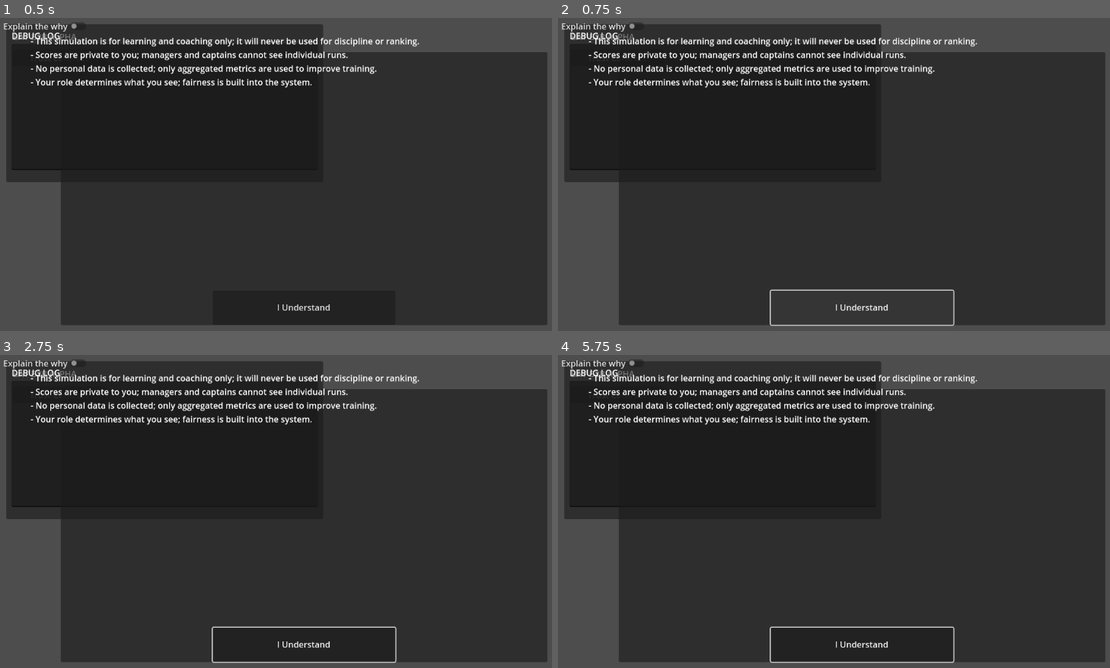
Above: before the commit, frames 1-4 (two rows, left to right).
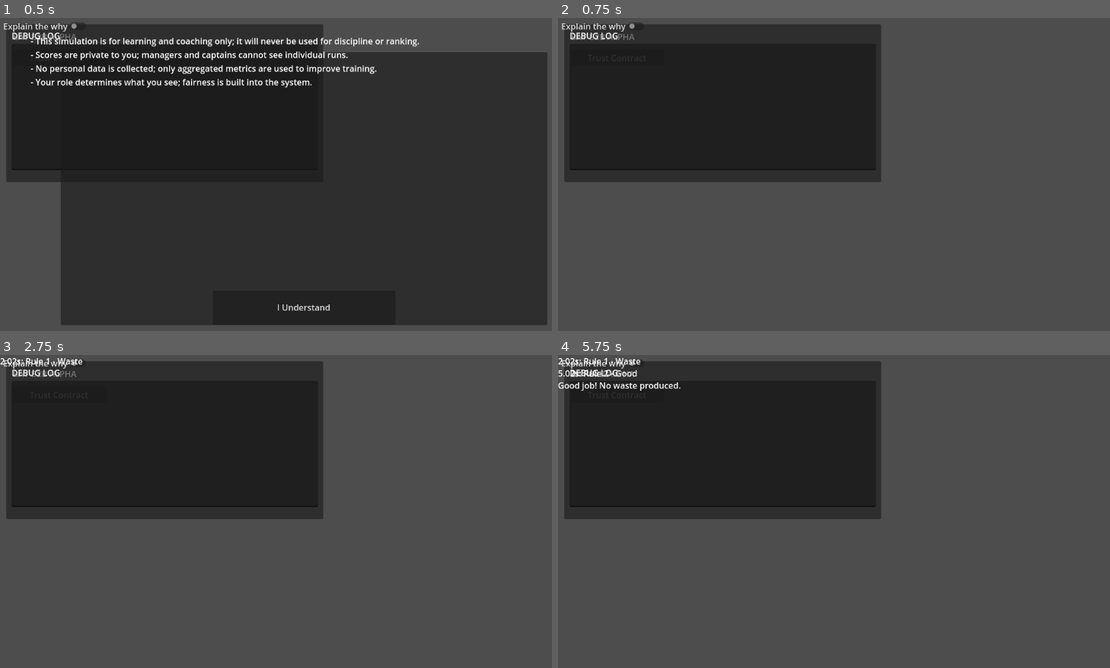
Above: after the commit, the same moments.

Repository: donotworryitisme-boop/wots-alpha
Game: Godot game, scene res://scenes/Main.tscn
Same seed, same stepped clock (60 frames per second), same inputs: the game is played once before the commit and once after it.
Inputs (mouse positions are in pixels of both pictures, inside the frame that each line leads up to):
- Up to frame 1 (0.5 s): no input
- Up to frame 2 (0.75 s): click "I Understand" at 0.5 s
- Up to frame 3 (2.75 s): click "Trust Contract" at 1.25 s; click "Explain the why" at 2 s
- Up to frame 4 (5.75 s): click "Trust Contract" at 2.75 s; click "Explain the why" at 3.5 s; click (861, 646) at 4.25 s, where only the run before the commit has a clickable "I Understand"; click "Trust Contract" at 5 s

Frame 1 is identical in both runs. In frame 2, 56% of the frame differs, in the area x 5-100%, y 6-99%; in frame 3, 60%; in frame 4, 60%, in the area x 0-100%, y 0-99%.
Error before the commit: Parse Error: Function "find_node()" not found in base self. Did you mean to use "find_child()"? (res://scripts/TrustContract.gd:10)

Commit message:
BAY-ALPHA-008: Use find_child and proper assignment in TrusContract script

Diff:
--- a/scripts/TrustContract.gd
+++ b/scripts/TrustContract.gd
@@ -6,8 +6,8 @@
 # Handles the Trust Contract overlay: emits when accepted.
 
 func _ready() -> void:
-	# Find the AcceptButton anywhere in this scene and connect its signal.
-	var accept_button = find_node("AcceptButton", true, false)
+	# Search recursively for a node named AcceptButton.
+	var accept_button = find_child("AcceptButton", true, false)
 	if accept_button:
 		accept_button.connect("pressed", Callable(self, "_on_accept_pressed"))
 
